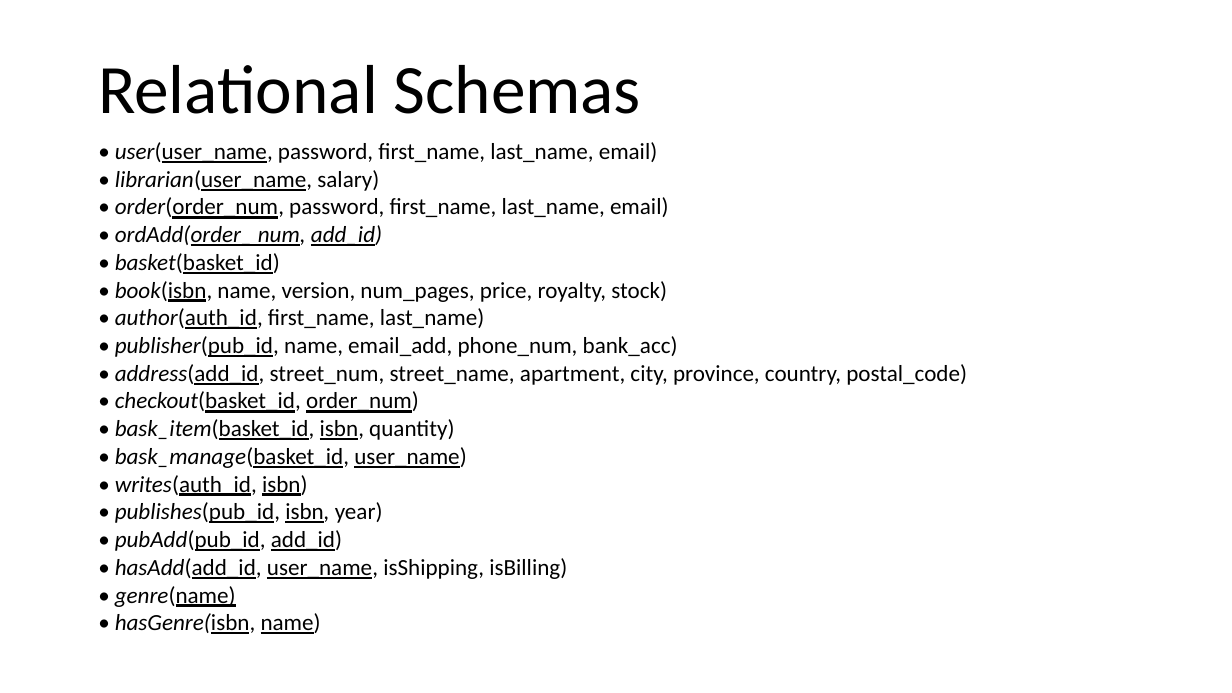
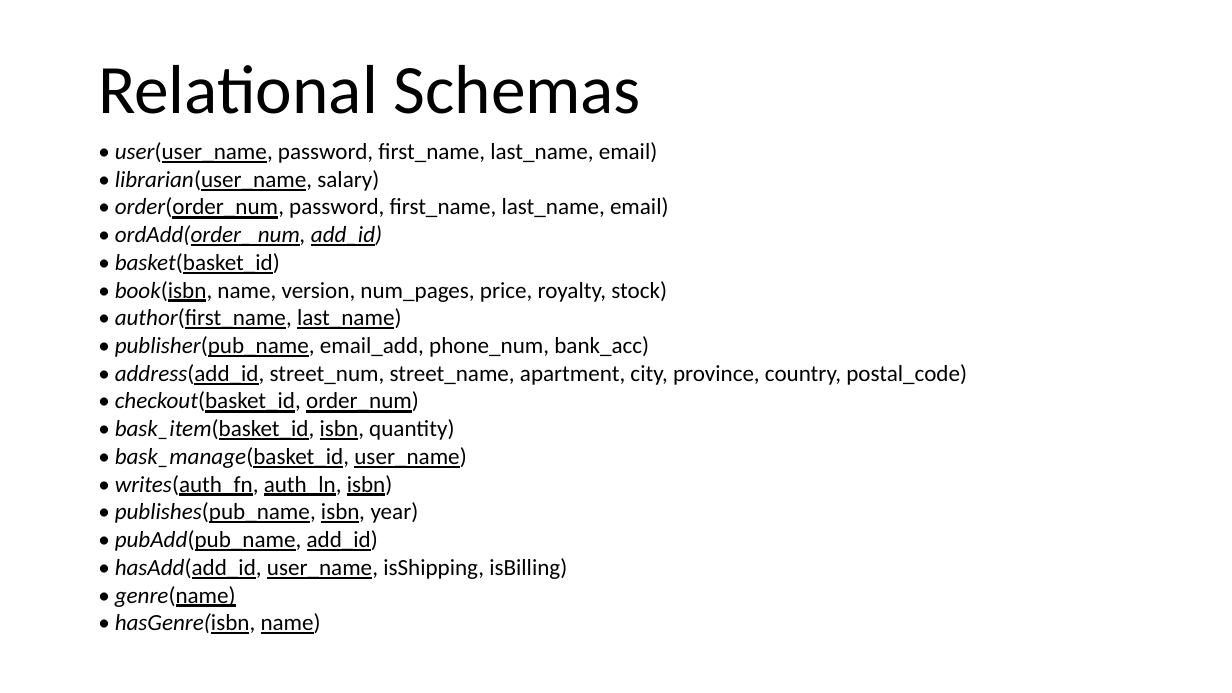
Before and after one commit to john-breton/COMP3005, a slide deck: slide 1 of documentation/Relation Schemas.pptx. Drawn at 1232x693 pixels with LibreOffice and Linux fonts; fonts in the diff are those of the drawing. Boxes give left, top, right and bottom in pixels: in the first picture for what was removed or moved away, otherwise in the second. Text is boxed around its words. In the diff, an @@ line names an element or a change of style, - is before the commit and + after.

Commit message:
updated attributes

```diff
--- a/documentation/Relation Schemas.pptx
+++ b/documentation/Relation Schemas.pptx
@@ text at [115, 308, 649, 357]: text changed @@
-• author(auth_id, first_name, last_name)
-• publisher(pub_id, name, email_add, phone_num, bank_acc)
+• author(first_name, last_name)
+• publisher(pub_name, email_add, phone_num, bank_acc)
@@ text at [115, 475, 419, 551]: text changed @@
-• writes(auth_id, isbn)
-• publishes(pub_id, isbn, year)
-• pubAdd(pub_id, add_id)
+• writes(auth_fn, auth_ln, isbn)
+• publishes(pub_name, isbn, year)
+• pubAdd(pub_name, add_id)
```
